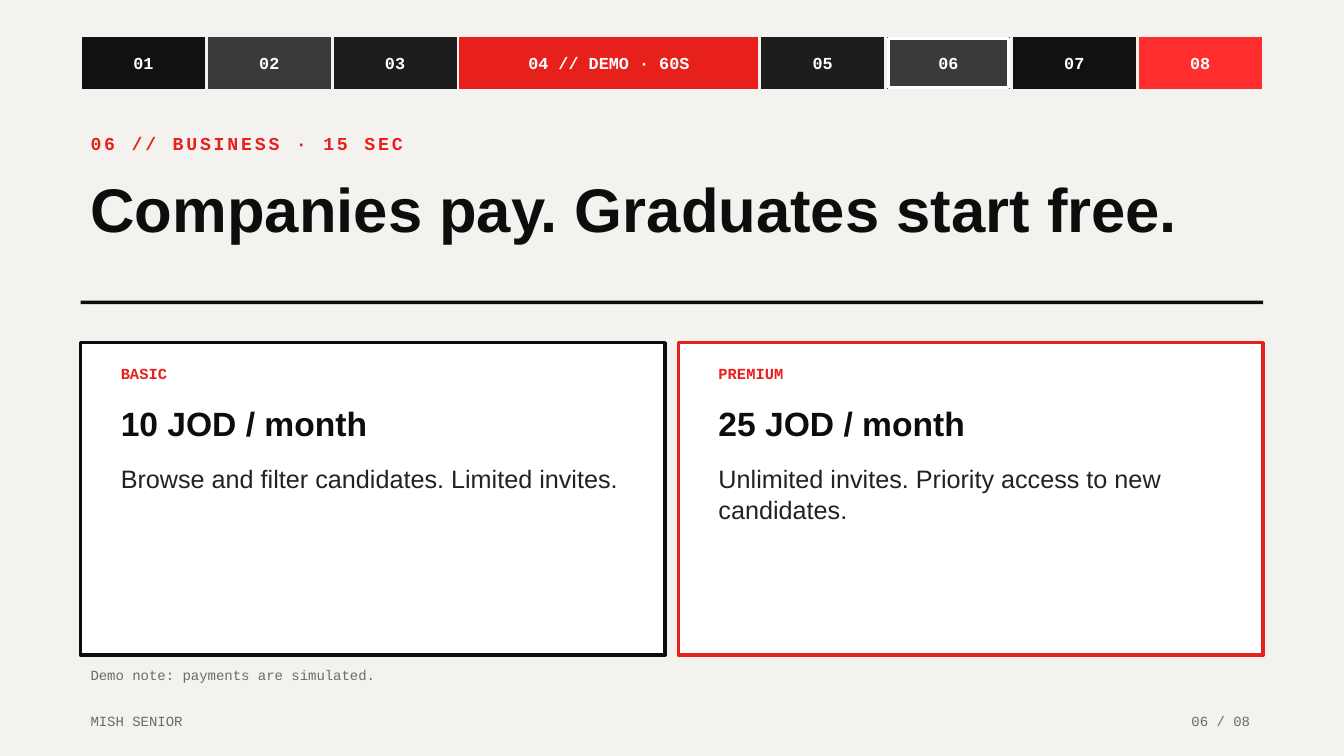
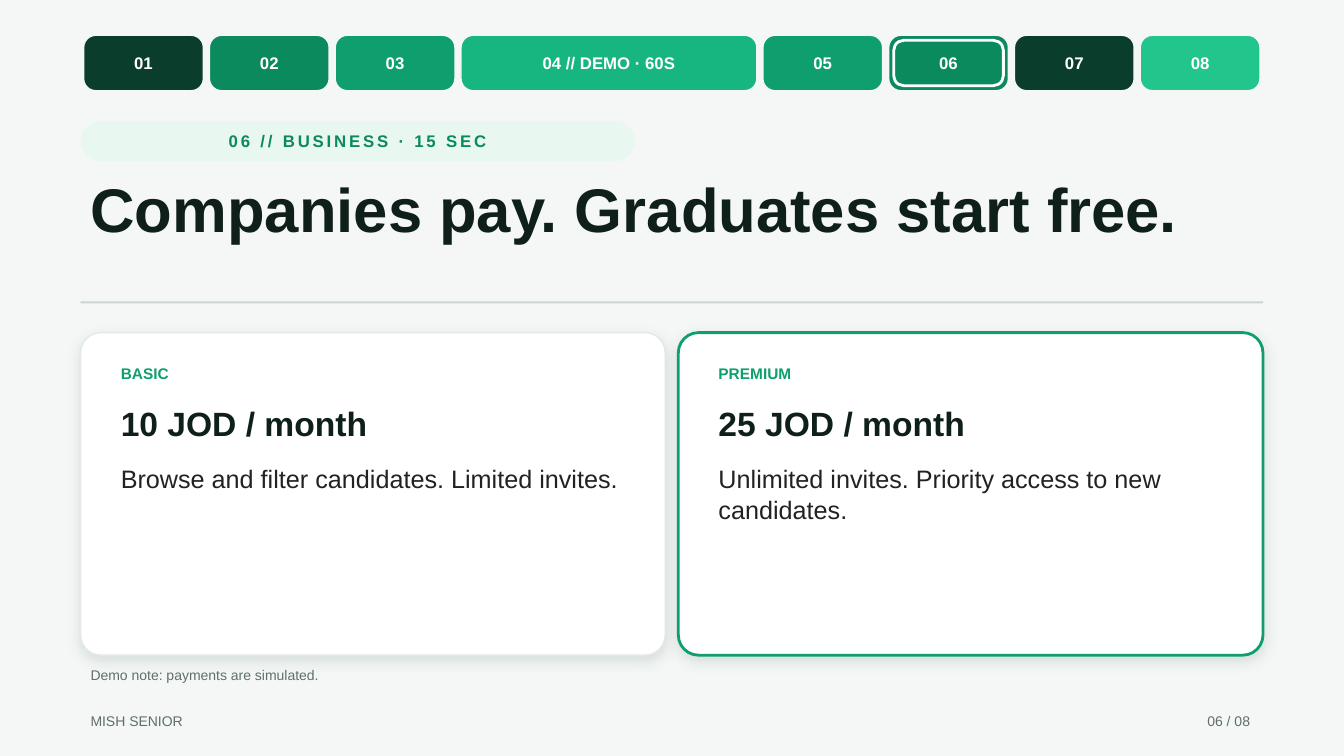
Before and after one commit to dana-alamm/MobilePhonyModes, a slide deck: slide 6 of presentation/Mish-Senior-Pitch.pptx. Drawn at 1344x756 pixels with LibreOffice and Linux fonts; fonts in the diff are those of the drawing. Boxes give left, top, right and bottom in pixels: in the first picture for what was removed or moved away, otherwise in the second. Text is boxed around its words. In the diff, an @@ line names an element or a change of style, - is before the commit and + after.

```diff
--- a/presentation/Mish-Senior-Pitch.pptx
+++ b/presentation/Mish-Senior-Pitch.pptx
@@ background #F4F2EE to #F4F7F6 @@
@@ rounded rectangle at <box>84,35,204,91</box>: rectangle to rounded rectangle; fill #111111 to #0B3D2C; outline #F4F2EE 2 pt to #F4F7F6 1 pt @@
@@ rounded rectangle at <box>210,35,330,91</box>: rectangle to rounded rectangle; fill #3A3A3A to #0B8A5E; outline #F4F2EE 2 pt to #F4F7F6 1 pt @@
@@ rounded rectangle at <box>336,35,456,91</box>: rectangle to rounded rectangle; fill #1D1D1D to #0F9F6E; outline #F4F2EE 2 pt to #F4F7F6 1 pt @@
@@ rounded rectangle at <box>461,35,756,91</box>: rectangle to rounded rectangle; fill #E8201C to #17B57F; outline #F4F2EE 2 pt to #F4F7F6 1 pt @@
@@ rounded rectangle at <box>763,35,883,91</box>: rectangle to rounded rectangle; fill #1D1D1D to #0F9F6E; outline #F4F2EE 2 pt to #F4F7F6 1 pt @@
@@ rounded rectangle at <box>889,35,1009,91</box>: rectangle to rounded rectangle; fill #3A3A3A to #0B8A5E; outline #F4F2EE 2 pt to #F4F7F6 1 pt @@
@@ rounded rectangle: place and size @@
-rounded rectangle at <box>889,38,1009,88</box>
+rounded rectangle at <box>894,40,1004,86</box>
@@ rounded rectangle at <box>894,40,1004,86</box>: rectangle to rounded rectangle; outline #FFFFFF 2.5 pt to #FFFFFF 2 pt @@
@@ rounded rectangle at <box>1014,35,1134,91</box>: rectangle to rounded rectangle; fill #111111 to #0B3D2C; outline #F4F2EE 2 pt to #F4F7F6 1 pt @@
@@ font Courier New to Arial in 8 elements at <box>134,57,153,69</box>, <box>260,57,279,69</box>, <box>386,57,405,69</box>, <box>543,57,675,69</box>, <box>813,57,832,69</box>, <box>939,57,958,69</box>, <box>1065,57,1084,69</box>, <box>1191,57,1210,69</box> @@
@@ rounded rectangle at <box>1140,35,1260,91</box>: rectangle to rounded rectangle; fill #FF2D2D to #22C58B; outline #F4F2EE 2 pt to #F4F7F6 1 pt @@
@@ rounded rectangle "06 // BUSINESS · 15 ...": place and size @@
-rounded rectangle "06 // BUSINESS · 15 ..." at <box>91,138,402,150</box>
+rounded rectangle "06 // BUSINESS · 15 ..." at <box>81,121,635,161</box>
@@ rounded rectangle "06 // BUSINESS · 15 ..." at <box>81,121,635,161</box>: size 13 to 12 pt, font Courier New to Arial, text colour #E8201C to #0B8A5E; alignment left to centre; fill none to #E8F7F0 @@
@@ line (81, 302) - (1263, 302): stroke #0D0D0D 2.5 pt to #CBD5D0 1.5 pt @@
@@ rounded rectangle: place and size @@
-rounded rectangle at <box>81,343,665,655</box>
+rounded rectangle at <box>81,333,665,655</box>
@@ rounded rectangle at <box>81,333,665,655</box>: rectangle to rounded rectangle; outline #0D0D0D 2.5 pt to #E3E9E6 1 pt; shadow on @@
@@ text "BASIC" at <box>121,368,169,379</box>: font Courier New to Arial, text colour #E8201C to #0F9F6E @@
@@ rounded rectangle: place and size @@
-rounded rectangle at <box>679,343,1263,655</box>
+rounded rectangle at <box>679,333,1263,655</box>
@@ rounded rectangle at <box>679,333,1263,655</box>: rectangle to rounded rectangle; outline #E8201C 2.5 pt to #0F9F6E 2 pt; shadow on @@
@@ text "PREMIUM" at <box>718,368,791,379</box>: font Courier New to Arial, text colour #E8201C to #0F9F6E @@
@@ text colour #0D0D0D to #0F1F1A in 3 elements at <box>91,187,1177,244</box>, <box>121,411,367,437</box>, <box>718,411,965,437</box> @@
@@ font Courier New to Arial, text colour #6B6B6B to #5F6F68 in 3 elements at <box>91,716,182,726</box>, <box>1207,716,1250,726</box>, <box>91,670,319,683</box> @@
```
Also in this commit, not shown: 7 other slides changed, 2 other files.
